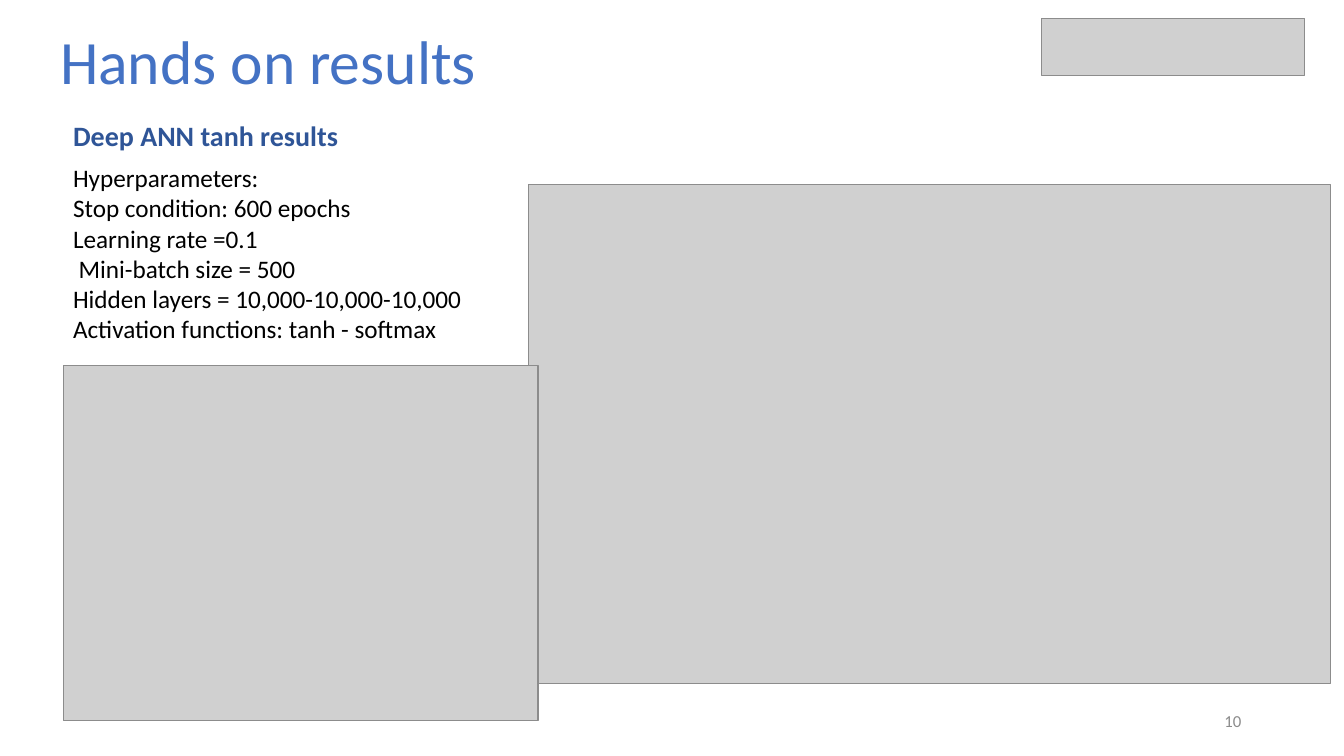
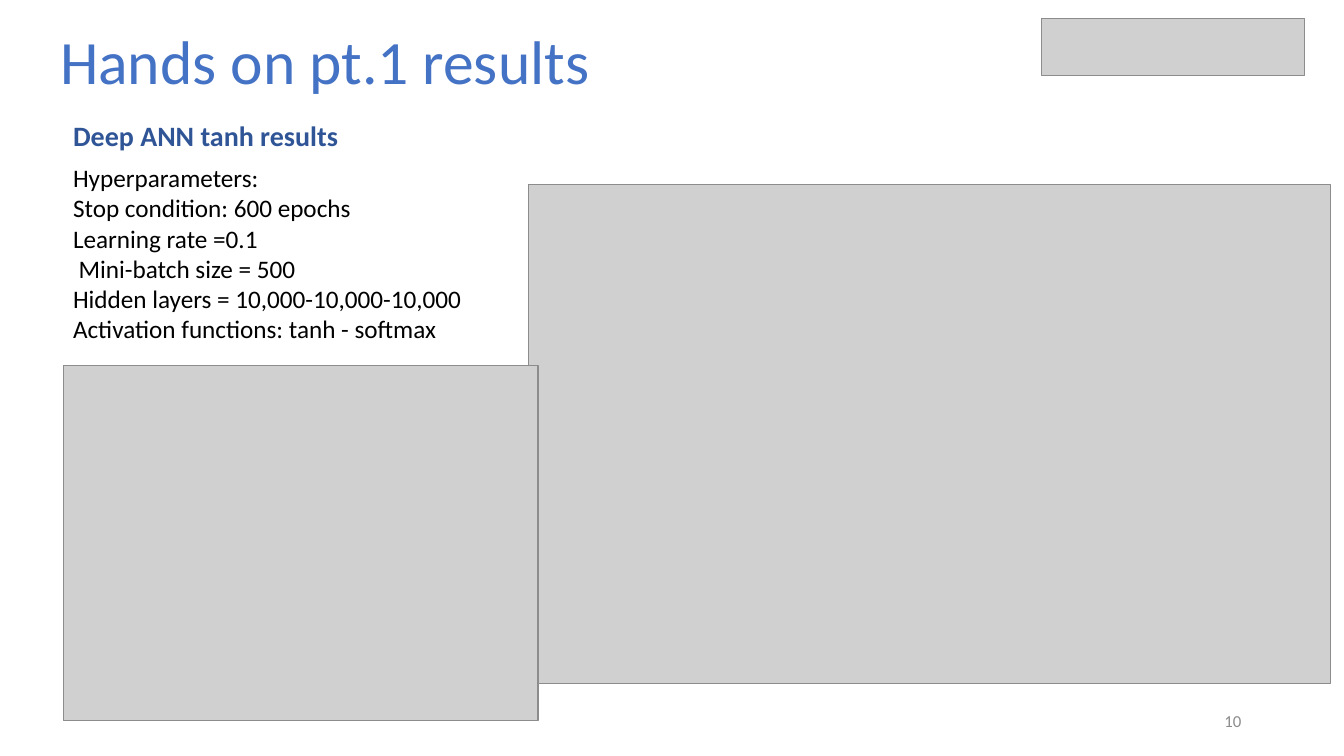
Before and after one commit to aserena7/Artificial-Neural-Networks---Parthenope-Univeristy-, a slide deck: slide 10 of ANN_Parthenope_19052023.pptx. Drawn at 1344x756 pixels with LibreOffice and Linux fonts; fonts in the diff are those of the drawing; grey boxes stand for pictures. Boxes give left, top, right and bottom in pixels: in the first picture for what was removed or moved away, otherwise in the second. Text is boxed around its words. In the diff, an @@ line names an element or a change of style, - is before the commit and + after.

```diff
--- a/ANN_Parthenope_19052023.pptx
+++ b/ANN_Parthenope_19052023.pptx
@@ text at bbox=[60, 41, 590, 94]: text changed @@
-Hands on results
+Hands on pt.1 results
```
Also in this commit, not shown: 6 other slides changed, 5 slides added, 1 slide removed.
